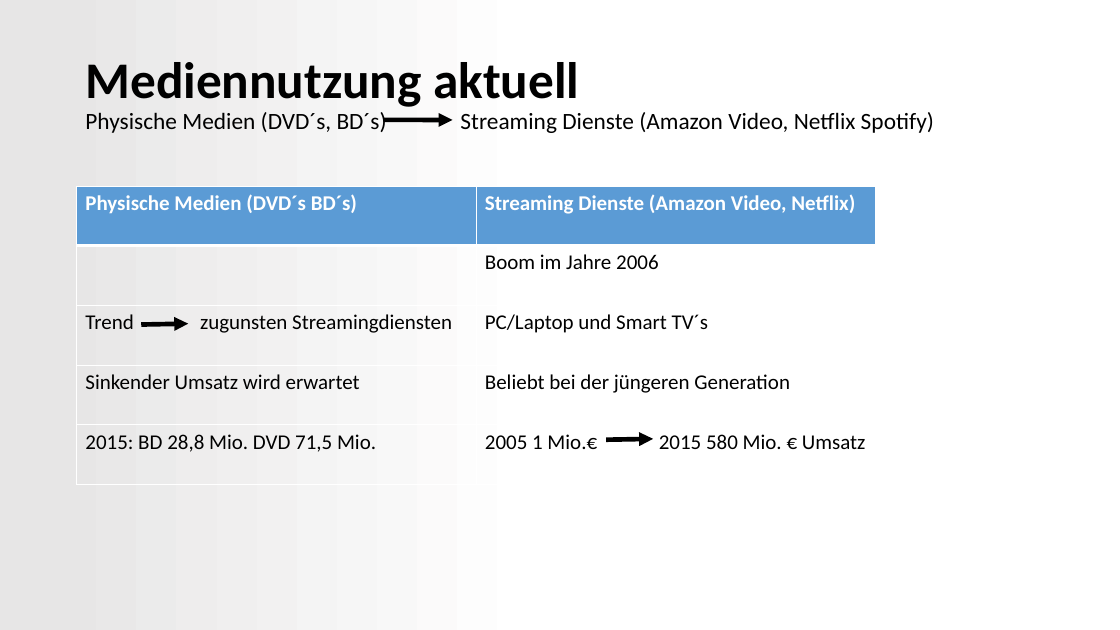
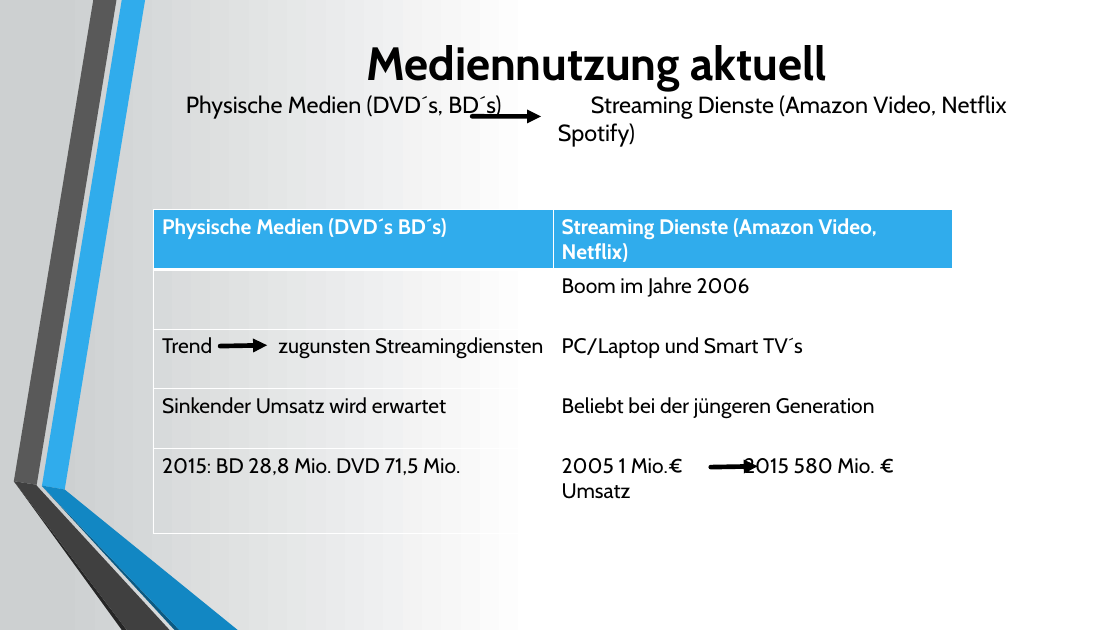
Before and after one commit to Seany1992/MuW, a slide deck: slide 8 of Medienwandel im 21.pptx. Drawn at 1120x630 pixels with LibreOffice and Linux fonts; fonts in the diff are those of the drawing. Boxes give left, top, right and bottom in pixels: in the first picture for what was removed or moved away, otherwise in the second. Text is boxed around its words. In the diff, an @@ line names an element or a change of style, - is before the commit and + after.

```diff
--- a/Medienwandel im 21.pptx
+++ b/Medienwandel im 21.pptx
@@ background gradient #E7E6E6 to #FFFFFF to gradient #CDD0D1 to #FFFFFF @@
@@ title "Mediennutzung aktuell Physische Medien (DVD´s, ...": place and size @@
-title "Mediennutzung aktuell Physische Medien (DVD´s, ..." at <box>85,62,934,133</box>
+title "Mediennutzung aktuell Physische Medien (DVD´s, ..." at <box>186,45,1006,147</box>
@@ title "Mediennutzung aktuell Physische Medien (DVD´s, ..." at <box>186,45,1006,147</box>: size 44 to 40 pt in "Mediennutzung aktuell"; font Calibri to Cabin; alignment left to centre; line spacing 0.9 to 1 @@
@@ arrow moved from (384, 120) - (453, 120) to (472, 116) - (541, 117) @@
@@ table at <box>154,210,954,506</box> @@
@@ fill #5B9BD5 to #30ACEC in row 1 @@
@@ font Calibri to Cabin @@
@@ table: place and size @@
-table at <box>77,187,877,482</box>
+table at <box>154,210,954,506</box>
@@ arrow moved from (141, 324) - (188, 323) to (220, 346) - (267, 345) @@
@@ arrow moved from (607, 439) - (654, 439) to (711, 467) - (758, 466) @@
@@ group added at <box>13,0,238,630</box>: 6 freeform shapes @@
```
Also in this commit, not shown: 10 other slides changed, 2 other files.
